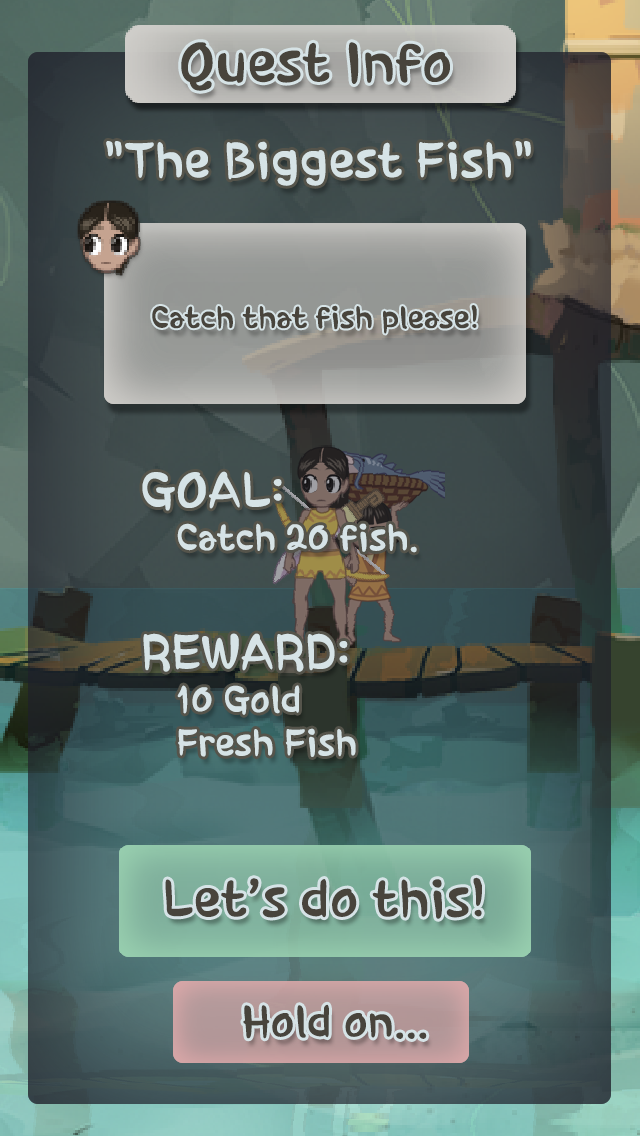
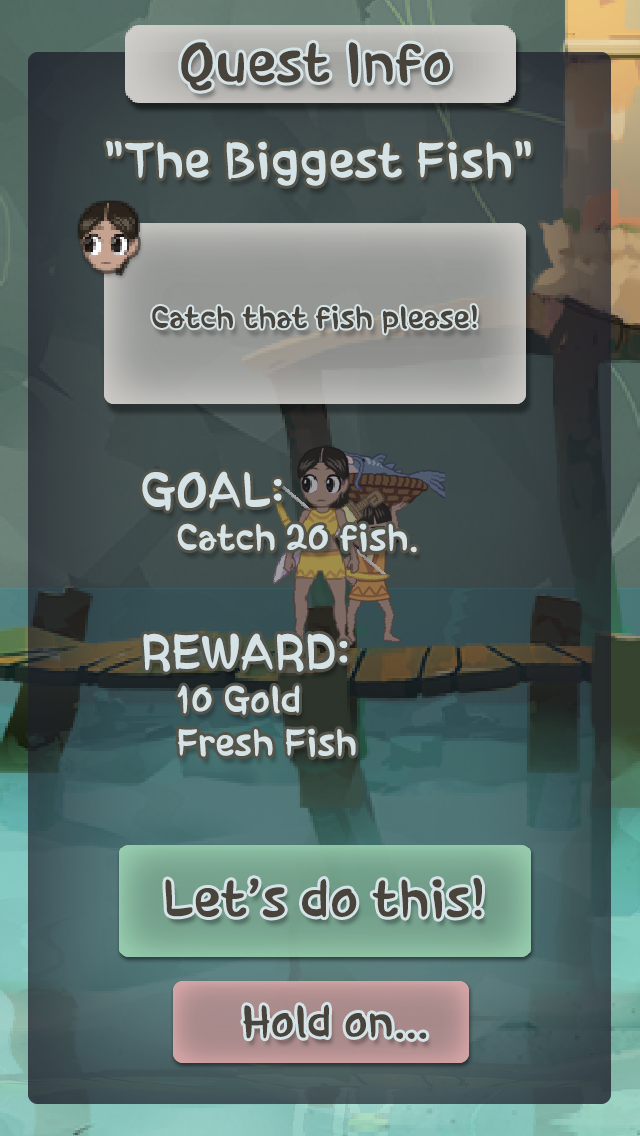
Revision of a layered 640 x 1136 image; what changed, layer by layer:
pixels changed over left=117, top=845, right=535, bottom=1069 (layer not identified)
